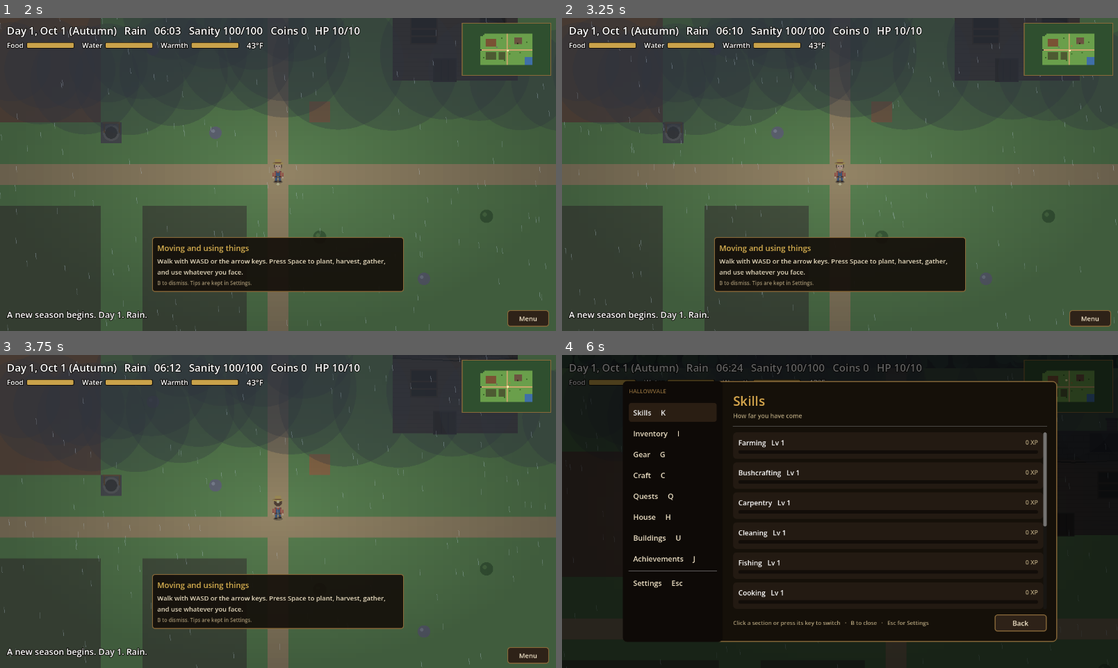
Above: before the commit, frames 1-4 (two rows, left to right).
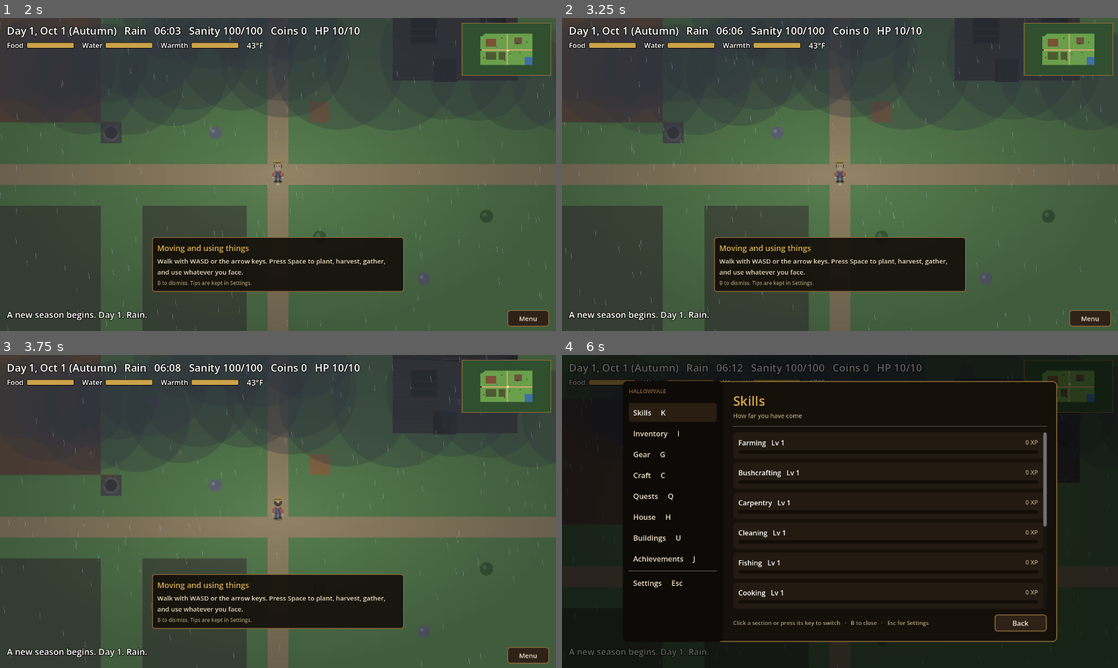
Above: after the commit, the same moments.

Repository: joshj1108/CrowCreekHollow
Game: Godot game, scene res://scenes/main.tscn
Same seed, same stepped clock (60 frames per second), same inputs: the game is played once before the commit and once after it.
Inputs (mouse positions are in pixels of both pictures, inside the frame that each line leads up to):
- Up to frame 1 (2 s): click "New Game" at 0.5 s; click "Slot 1: empty" at 1.25 s
- Up to frame 2 (3.25 s): click "Menu" at 2 s; click "Skills K" at 2.75 s
- Up to frame 3 (3.75 s): tap Space (use) at 3.5, 3.6 s; move the mouse to (250, 574) at 3.52 s; hold W (move_up) from 3.53 s (still down); click (250, 574) at 3.67 s
- Up to frame 4 (6 s): tap Space (use) at 4.25, 4.55, 5, 5.3 s; move the mouse to (1006, 558) at 4.27 s; tap J (achievements) at 4.35 s; move the mouse to (673, 464) at 5.02 s; release W (move_up) at 5.03 s; hold A (move_left) 5.03-5.75 s; tap U (buildings) at 5.1 s; click "Skills K" at 5.75 s

Frame 1 is identical in both runs. In frame 2, less than 0.1% of the frame differs, in the area x 27-33%, y 2-10%; in frame 3, less than 0.1%; in frame 4, 0.5%, in the area x 1-94%, y 2-97%.

Commit message:
Pause the day whenever any menu is open
The clock, foes, and the player's movement used to stop only for the
Settings menu. Now any open section (Skills, Inventory, Craft, Quests,
shops, the bank, Settings) pauses the day until it is closed.

Co-Authored-By: Claude Haiku 5.5 <noreply@anthropic.com>
Claude-Session: https://claude.ai/code/session_016EvHBYyFANDWxunM27u84C

Diff:
--- a/scripts/main.gd
+++ b/scripts/main.gd
@@ -971,8 +971,8 @@
 			queue_redraw()
 	if weather != null:
 		weather.visible = not inside and not in_cave
-	# Settings pauses the day: the clock stops, foes stand still, and only the menu responds.
-	player.paused = open_tab == "Settings"
+	# Any open menu pauses the day: the clock stops, foes stand still, and only the menu responds.
+	player.paused = open_tab != ""
 	placement_ghost.visible = placing != ""
 	if placing != "":
 		placement_ghost.queue_redraw()
@@ -1035,7 +1035,7 @@
 
 	_handle_keys()
 
-	# Farming and gathering pause while a panel is open.
+	# Farming and gathering pause while a panel is open (the day is already paused above).
 	if Input.is_action_just_pressed("use") and open_tab == "":
 		_interact()
 
--- a/scripts/player.gd
+++ b/scripts/player.gd
@@ -15,7 +15,7 @@
 var max_pos := Vector2.INF
 var facing := Vector2.DOWN   # last cardinal direction moved; used for interaction
 var is_blocked := Callable()  # Callable(Vector2 world_pos) -> bool
-var paused := false           # set while the Settings menu is open
+var paused := false           # set while any menu is open
 var walk_t := 0.0             # advances while walking, drives the stride
 var moving := false
 var step_timer := 0.0         # seconds walked since the last footstep
Not shown, changed: DESIGN.md
